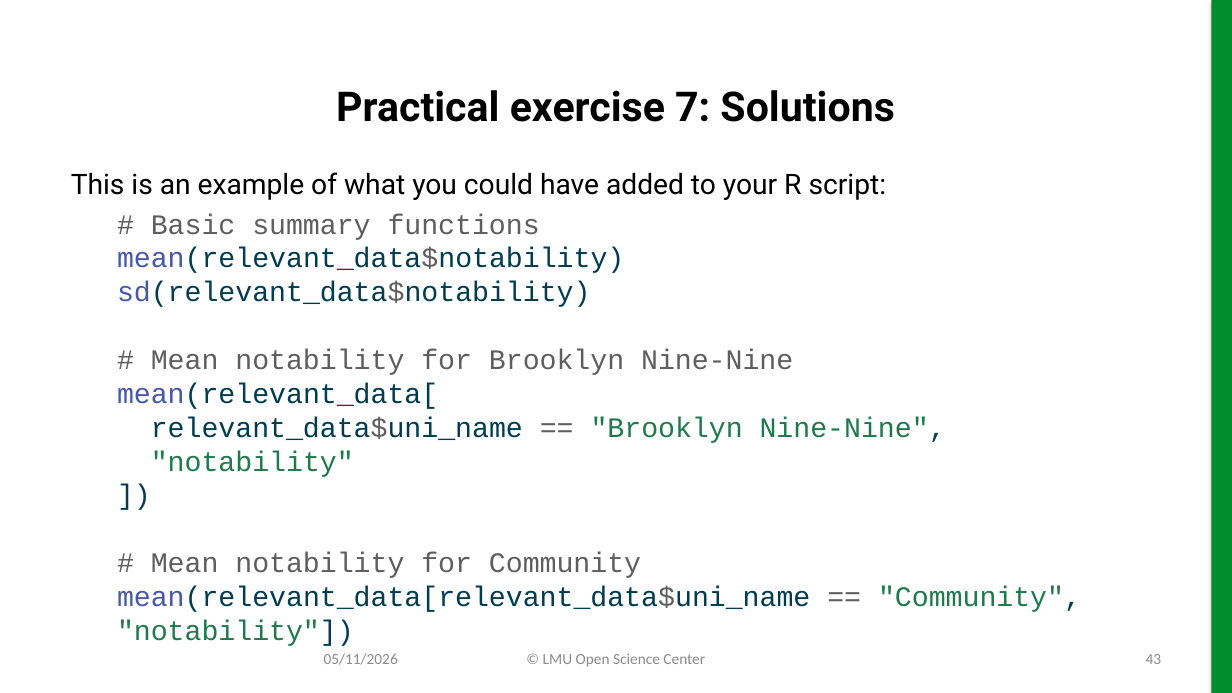
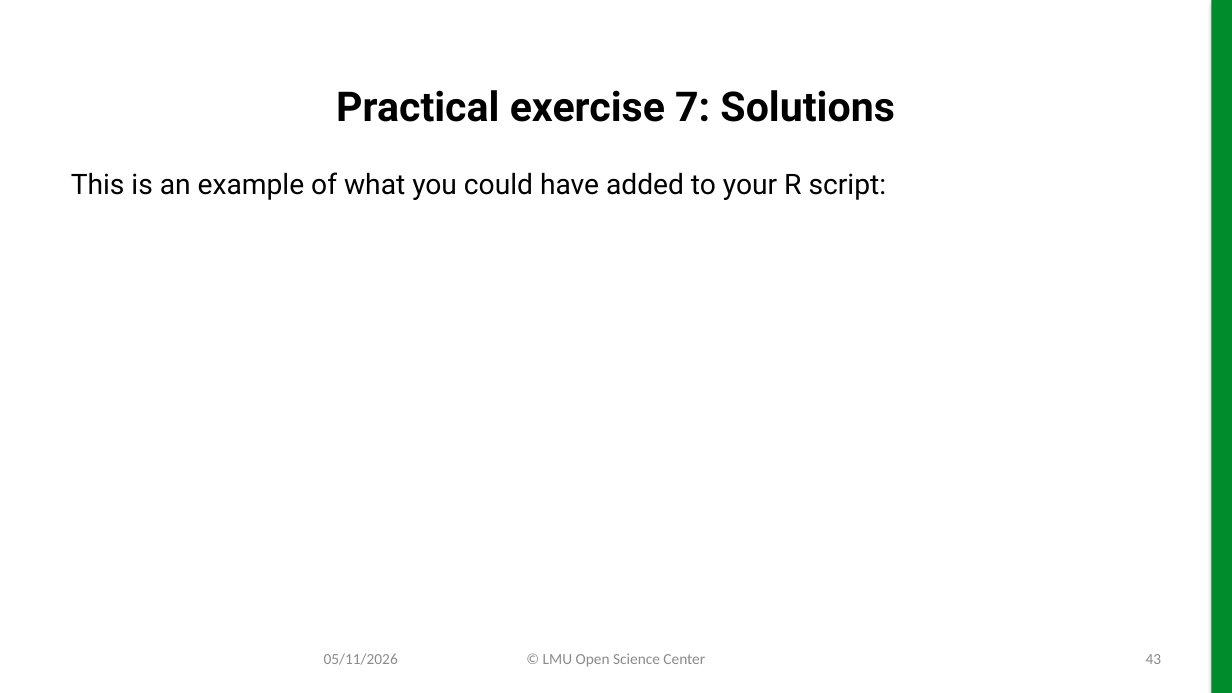
Before and after one commit to lmu-osc/slides-r-part-II, a slide deck: slide 43 of slides-r-part-II.pptx. Drawn at 1232x693 pixels with LibreOffice and Linux fonts; fonts in the diff are those of the drawing; background and template pictures are left out. Boxes give left, top, right and bottom in pixels: in the first picture for what was removed or moved away, otherwise in the second. Text is boxed around its words. In the diff, an @@ line names an element or a change of style, - is before the commit and + after.

```diff
--- a/slides-r-part-II.pptx
+++ b/slides-r-part-II.pptx
@@ text at (117, 214, 1081, 612): paragraph removed @@
-# Basic summary functions
-mean(relevant_data$notability)
-sd(relevant_data$notability)
-# Mean notability for Brooklyn Nine-Nine
-mean(relevant_data[
-relevant_data$uni_name == "Brooklyn Nine-Nine",
-"notability"
-])
-# Mean notability for Community
-mean(relevant_data[relevant_data$uni_name == "Community", "notability"])
```
Also in this commit, not shown: 10 other slides changed, 34 other files.
